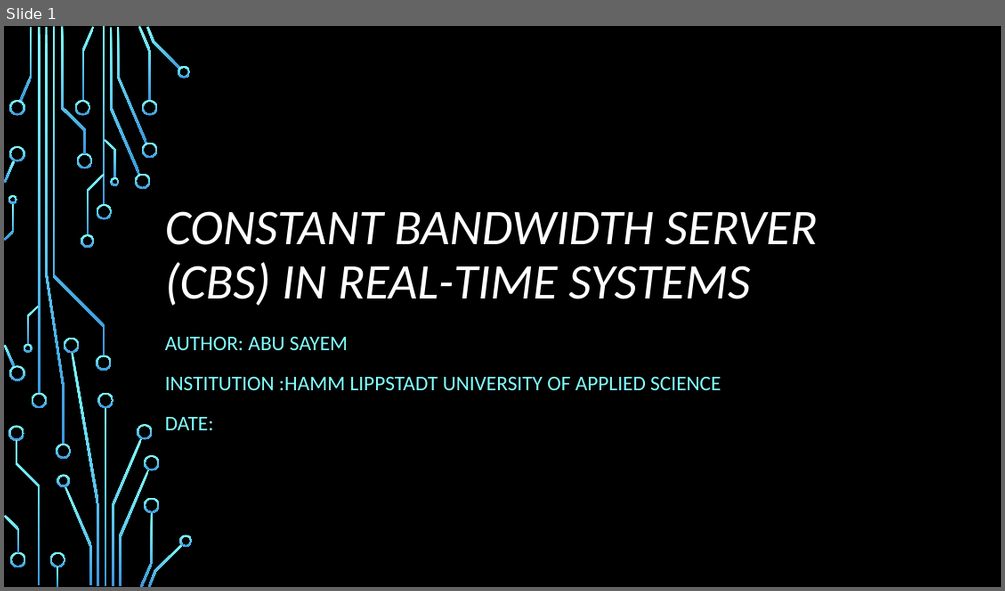
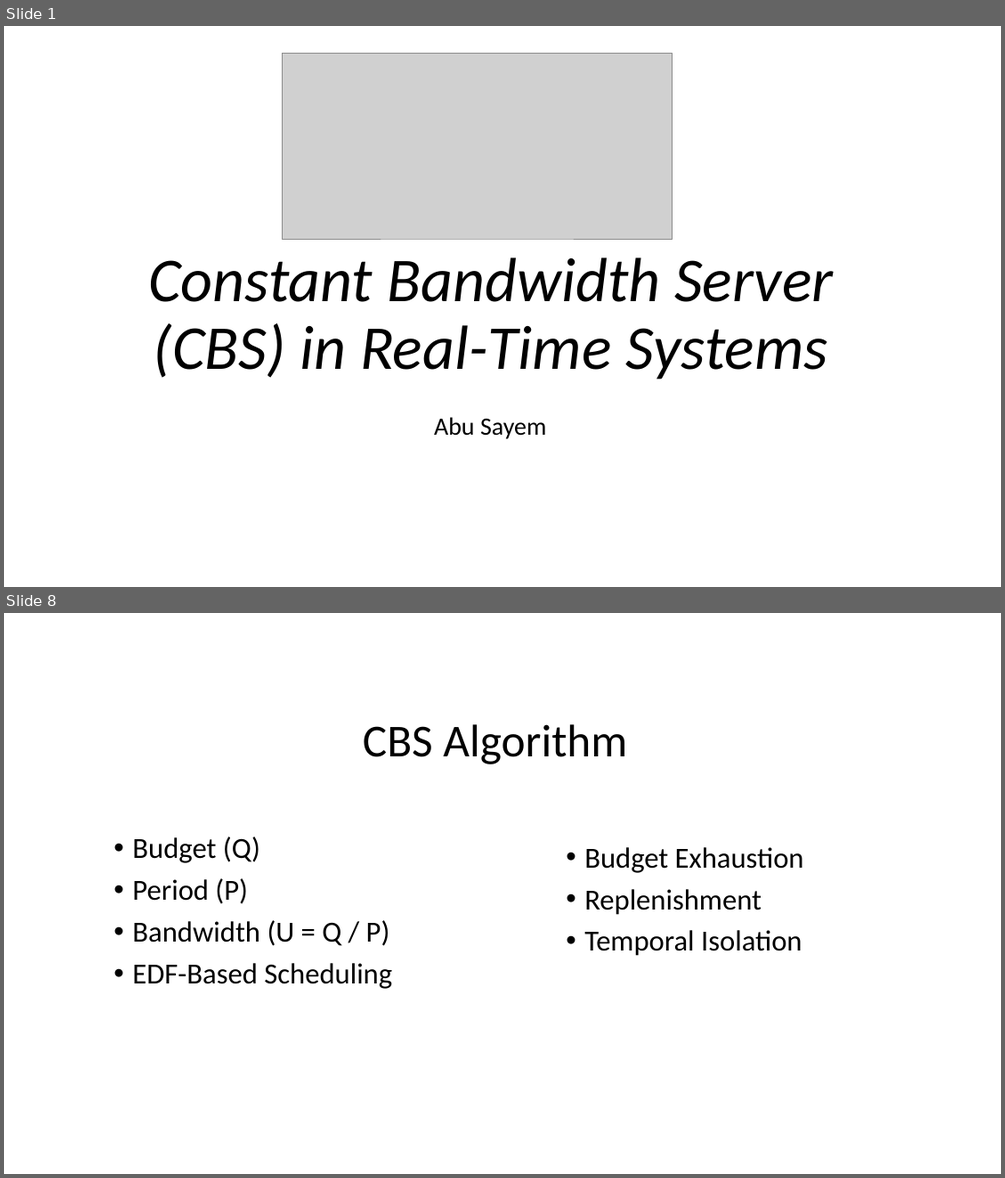
Before and after one commit to CCsayem/Constant-Bandwith-Server-Real-Time-Systems, a slide deck: Constant Bandwidth Server (CBS) in Real-Time.pptx. Shown one above the other, each under a label of ours: slide 1 before the commit, slides 1 and 8 after it; the slides between them are not shown. The pictures are 1005x591 and 1005x1178 pixels, drawn with LibreOffice and Linux fonts; fonts in the diff are those of the drawing; grey boxes stand for pictures; background and template pictures are left out. Boxes give left, top, right and bottom in pixels: in the first picture for what was removed or moved away, otherwise in the second. Text is boxed around its words. In the diff, an @@ line names an element or a change of style, - is before the commit and + after.

```diff
--- a/Constant Bandwidth Server (CBS) in Real-Time.pptx
+++ b/Constant Bandwidth Server (CBS) in Real-Time.pptx
@@ slide 8 added at bbox=[4, 613, 1001, 1174], background #FFFFFF @@
@@ title added at bbox=[363, 724, 627, 764], 44 pt, text #000000 @@
+CBS Algorithm
@@ text added at bbox=[132, 836, 392, 989], 28 pt, text #000000 @@
+• Budget (Q)
+• Period (P)
+• Bandwidth (U = Q / P)
+• EDF-Based Scheduling
@@ text added at bbox=[584, 847, 804, 956], 28 pt, text #000000 @@
+• Budget Exhaustion
+• Replenishment
+• Temporal Isolation
@@ slide 1 changed as well @@
@@ background picture (left out) to #FFFFFF @@
@@ picture added at bbox=[283, 54, 672, 239] @@
@@ title at bbox=[148, 257, 833, 379]: text changed; size 48 to 60 pt; text colour #FFFFFF to #000000 @@
-CONSTANT BANDWIDTH SERVER (CBS) IN REAL-TIME SYSTEMS
+Constant Bandwidth Server (CBS) in Real-Time Systems
@@ subtitle at bbox=[434, 417, 546, 439]: text changed; size 20 to 24 pt; text colour #82FFFF to #000000 @@
-AUTHOR: ABU SAYEM
-INSTITUTION :HAMM LIPPSTADT UNIVERSITY OF APPLIED SCIENCE
-DATE:
+Abu Sayem
@@ group removed at bbox=[4, 26, 193, 587]: 50 freeform shapes, 4 rectangles @@
```
Also in this commit, not shown: 11 other slides added, 6 slides removed.
